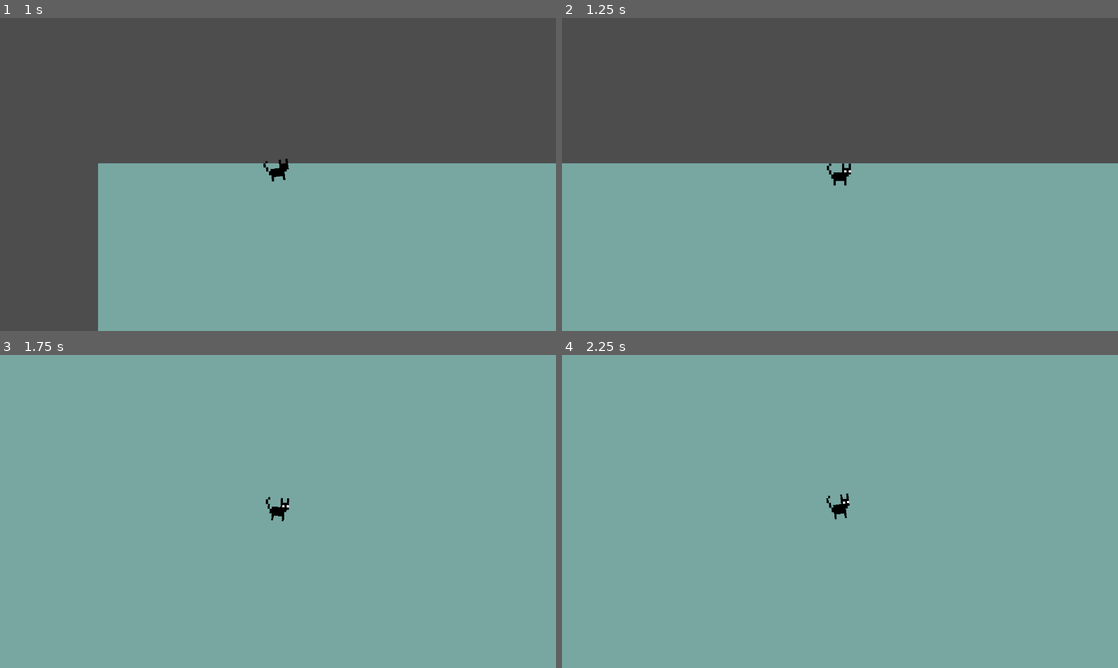
Above: before the commit, frames 1-4 (two rows, left to right).
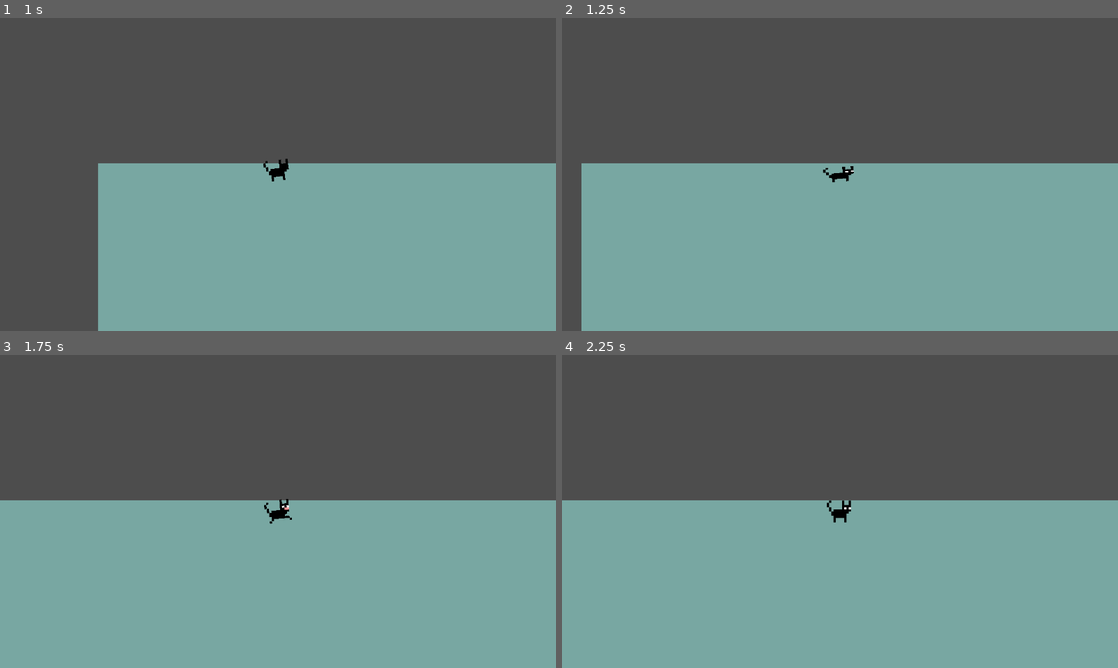
Above: after the commit, the same moments.

Repository: Kasn-w/domestic-warrior
Game: Godot game, scene res://level/level.tscn
The game is run twice, just before and just after one commit, with the same random seed, the same clock (stepped at 60 frames per second) and the same inputs.
Inputs (mouse positions are in pixels of both pictures, inside the frame that each line leads up to):
- Up to frame 1 (1 s): tap Enter at 0.5 s; move the mouse to (400, 158) at 0.52 s; press the mouse at (400, 158) at 0.53 s; hold Right (ui_right) from 0.53 s (still down); right-click (400, 158) at 0.8 s
- Up to frame 2 (1.25 s): keep holding Right (ui_right)
- Up to frame 3 (1.75 s): move the mouse to (166, 527) at 1.27 s; release Right (ui_right) at 1.28 s; release the mouse at (166, 527) at 1.28 s; hold Down (ui_down) from 1.28 s (still down); right-click (166, 527) at 1.35 s; click (166, 527) at 1.55 s
- Up to frame 4 (2.25 s): move the mouse to (895, 442) at 2.02 s; release Down (ui_down) at 2.03 s; press the mouse at (895, 442) at 2.03 s; hold Right (ui_right) from 2.03 s (still down)

Frame 1 is identical in both runs. In frame 2, 2.0% of the frame differs, in the area x 0-53%, y 46-100%; in frame 3, 47%; in frame 4, 47%, in the area x 0-100%, y 0-54%.

Commit message:
Add attack

Diff:
--- a/cat/player.gd
+++ b/cat/player.gd
@@ -13,16 +13,22 @@
 var walk: bool = false
 var is_flip: bool = false
 
-var is_dodge = false
+var is_dodge: bool = false
 var jump: bool = false
 var dodge_x: float = 0
 var dodge_y: float = 0
 var dodge_cooldown: float = 1
 
-var is_attack = false
+var is_attack: bool = false
+var attack_intent: bool = false
+var attack_hold_t: float = 0
+var attack_hold: float = 0.5
+var is_bite: bool = false
+var bite_x: float = 0
+var bite_y: float = 0
 
 func _unhandled_input(event: InputEvent) -> void:
-	if event.is_action_pressed("dodge") and !is_dodge and dodge_t.is_stopped():
+	if event.is_action_pressed("dodge") and !is_dodge and dodge_t.is_stopped() and !is_attack:
 		animation.play("RESET", 0.05)
 		await get_tree().create_timer(0.05).timeout
 		dodge_t.start(dodge_cooldown)
@@ -34,8 +40,10 @@
 			dodge_y = velocity.y
 		else:
 			animation.play("jump", 0.3)
-	elif event.is_action_pressed("attack"):
-		pass
+	elif event.is_action_pressed("attack") and !is_attack and !is_dodge and !attack_intent:
+		attack_intent = true
+	elif event.is_action_released("attack"):
+		attack_intent = false
 
 func _physics_process(delta: float) -> void:
 	var direction1 := Input.get_axis("ui_left", "ui_right")
@@ -59,11 +67,25 @@
 	if (abs(velocity.x) + abs(velocity.y) == 0):
 		walk = false
 
-	if (is_dodge):
+	if !is_attack:
+		if (attack_intent):
+			attack_hold_t += delta
+			if attack_hold_t > attack_hold:
+				bite()
+		elif !attack_intent and attack_hold_t > 0:
+			swipe()
+
+	if (is_dodge and !jump):
 		velocity.x = dodge_x * 1.5
 		velocity.y = dodge_y * 1.5
-	move_and_slide()
-	if (!is_dodge):
+
+	if (is_bite):
+		velocity.x = bite_x / 1.2
+		velocity.y = bite_y / 1.2
+	if (!is_attack) or is_bite:
+		move_and_slide()
+
+	if !is_dodge and !is_attack:
 		if (velocity.x > 0) and sprite.flip_h:
 			if !is_flip:
 				sprite_flip()
@@ -72,7 +94,7 @@
 				sprite_flip()
 
 		if (walk) and (!animation.is_playing() or (animation.is_playing() and animation.current_animation == "RESET")):
-			animation.play("walk", 0.3)
+			animation.play("walk")
 		elif !walk and animation.is_playing() and animation.current_animation == "walk":
 			animation.play("RESET", 0.3)
 
@@ -118,3 +140,24 @@
 
 func _on_dodge_timeout() -> void:
 	dodge_t.stop()
+
+func swipe():
+	is_attack = true
+	animation.play("swipe")
+
+func bite():
+	is_attack = true
+	is_bite = true
+	bite_x = velocity.x
+	bite_y = velocity.y
+	animation.play("bite")
+
+func attack_fin():
+	is_attack = false
+	is_bite = false
+	bite_x = 0
+	bite_y = 0
+	attack_intent = false
+	attack_hold_t = 0
+	animation.stop()
+	animation.play("RESET")
--- a/cat/player.tscn
+++ b/cat/player.tscn
@@ -147,128 +147,6 @@
 "update": 0,
 "values": [Vector2(0, 0), Vector2(0, 0), Vector2(0, -2.67), Vector2(0, 0)]
 }
-
-[sub_resource type="Animation" id="Animation_jukwj"]
-resource_name = "dash"
-length = 0.43333334
-tracks/0/type = "value"
-tracks/0/imported = false
-tracks/0/enabled = true
-tracks/0/path = NodePath("ani_sprite/AnimatedSprite2D:animation")
-tracks/0/interp = 1
-tracks/0/loop_wrap = true
-tracks/0/keys = {
-"times": PackedFloat32Array(0),
-"transitions": PackedFloat32Array(1),
-"update": 1,
-"values": [&"idel"]
-}
-tracks/1/type = "value"
-tracks/1/imported = false
-tracks/1/enabled = true
-tracks/1/path = NodePath("ani_sprite/AnimatedSprite2D:scale")
-tracks/1/interp = 1
-tracks/1/loop_wrap = true
-tracks/1/keys = {
-"times": PackedFloat32Array(0, 0.23333333, 0.3, 0.43333334),
-"transitions": PackedFloat32Array(1, 1, 1, 1),
-"update": 0,
-"values": [Vector2(1, 1), Vector2(1.265, 0.64), Vector2(1.265, 0.64), Vector2(1, 1)]
-}
-tracks/2/type = "method"
-tracks/2/imported = false
-tracks/2/enabled = true
-tracks/2/path = NodePath(".")
-tracks/2/interp = 1
-tracks/2/loop_wrap = true
-tracks/2/keys = {
-"times": PackedFloat32Array(0.43333334),
-"transitions": PackedFloat32Array(1),
-"values": [{
-"args": [],
-"method": &"dodge_fin"
-}]
-}
-
-[sub_resource type="Animation" id="Animation_3nk30"]
-resource_name = "idel"
-length = 2.0
-tracks/0/type = "value"
-tracks/0/imported = false
-tracks/0/enabled = true
-tracks/0/path = NodePath("ani_sprite/AnimatedSprite2D:animation")
-tracks/0/interp = 1
-tracks/0/loop_wrap = true
-tracks/0/keys = {
-"times": PackedFloat32Array(0),
-"transitions": PackedFloat32Array(1),
-"update": 1,
-"values": [&"idel"]
-}
-tracks/1/type = "value"
-tracks/1/imported = false
-tracks/1/enabled = true
-tracks/1/path = NodePath("ani_sprite/AnimatedSprite2D:scale")
-tracks/1/interp = 1
-tracks/1/loop_wrap = true
-tracks/1/keys = {
-"times": PackedFloat32Array(0, 0.76666665, 1.2666668, 1.6, 2),
-"transitions": PackedFloat32Array(1, 1, 1, 1, 1),
-"update": 0,
-"values": [Vector2(1, 1), Vector2(0.83, 1.265), Vector2(0.73, 1.45), Vector2(1.16, 0.825), Vector2(1, 1)]
-}
-tracks/2/type = "value"
-tracks/2/imported = false
-tracks/2/enabled = true
-tracks/2/path = NodePath("ani_sprite/AnimatedSprite2D:rotation")
-tracks/2/interp = 1
-tracks/2/loop_wrap = true
-tracks/2/keys = {
-"times": PackedFloat32Array(0, 0.7666667, 0.86666673, 0.96666664, 1.0666667, 1.1666666, 1.2666668),
-"transitions": PackedFloat32Array(1, 1, 1, 1, 1, 1, 1),
-"update": 0,
-"values": [0.0, 0.0, -0.03490658503988659, 0.03490658503988659, -0.03490658503988659, 0.03490658503988659, 0.0]
-}
-
-[sub_resource type="Animation" id="Animation_mko4r"]
-resource_name = "jump"
-length = 1.1666666
-tracks/0/type = "value"
-tracks/0/imported = false
-tracks/0/enabled = true
-tracks/0/path = NodePath("ani_sprite/AnimatedSprite2D:animation")
-tracks/0/interp = 1
-tracks/0/loop_wrap = true
-tracks/0/keys = {
-"times": PackedFloat32Array(0, 0.46666667, 1),
-"transitions": PackedFloat32Array(1, 1, 1),
-"update": 1,
-"values": [&"idel", &"jump", &"idel"]
-}
-tracks/1/type = "value"
-tracks/1/imported = false
-tracks/1/enabled = true
-tracks/1/path = NodePath("ani_sprite/AnimatedSprite2D:scale")
-tracks/1/interp = 1
-tracks/1/loop_wrap = true
-tracks/1/keys = {
-"times": PackedFloat32Array(0, 0.23333333, 0.36666667, 0.46666667, 0.70000005, 0.76666665, 0.9, 1, 1.1666667),
-"transitions": PackedFloat32Array(1, 1, 1, 1, 1, 1, 1, 1, 1),
-"update": 0,
-"values": [Vector2(1, 1), Vector2(1.3, 0.65), Vector2(0.78, 1.295), Vector2(1, 1), Vector2(1.265, 0.64), Vector2(1.265, 0.64), Vector2(1, 1), Vector2(0.875, 1.245), Vector2(1, 1)]
-}
-tracks/2/type = "value"
-tracks/2/imported = false
-tracks/2/enabled = true
-tracks/2/path = NodePath("ani_sprite/AnimatedSprite2D:offset")
-tracks/2/interp = 1
-tracks/2/loop_wrap = true
-tracks/2/keys = {
-"times": PackedFloat32Array(0, 0.23333335, 0.46666667, 0.9),
-"transitions": PackedFloat32Array(1, 1, 1, 1),
-"update": 0,
-"values": [Vector2(0, 0), Vector2(0, 0), Vector2(0, -6.925), Vector2(0, 0)]
-}
 tracks/3/type = "method"
 tracks/3/imported = false
 tracks/3/enabled = true
@@ -280,6 +158,142 @@
 "transitions": PackedFloat32Array(1),
 "values": [{
 "args": [],
+"method": &"attack_fin"
+}]
+}
+
+[sub_resource type="Animation" id="Animation_jukwj"]
+resource_name = "dash"
+length = 0.43333334
+tracks/0/type = "value"
+tracks/0/imported = false
+tracks/0/enabled = true
+tracks/0/path = NodePath("ani_sprite/AnimatedSprite2D:animation")
+tracks/0/interp = 1
+tracks/0/loop_wrap = true
+tracks/0/keys = {
+"times": PackedFloat32Array(0),
+"transitions": PackedFloat32Array(1),
+"update": 1,
+"values": [&"idel"]
+}
+tracks/1/type = "value"
+tracks/1/imported = false
+tracks/1/enabled = true
+tracks/1/path = NodePath("ani_sprite/AnimatedSprite2D:scale")
+tracks/1/interp = 1
+tracks/1/loop_wrap = true
+tracks/1/keys = {
+"times": PackedFloat32Array(0, 0.23333333, 0.3, 0.43333334),
+"transitions": PackedFloat32Array(1, 1, 1, 1),
+"update": 0,
+"values": [Vector2(1, 1), Vector2(1.265, 0.64), Vector2(1.265, 0.64), Vector2(1, 1)]
+}
+tracks/2/type = "method"
+tracks/2/imported = false
+tracks/2/enabled = true
+tracks/2/path = NodePath(".")
+tracks/2/interp = 1
+tracks/2/loop_wrap = true
+tracks/2/keys = {
+"times": PackedFloat32Array(0.43333334),
+"transitions": PackedFloat32Array(1),
+"values": [{
+"args": [],
+"method": &"dodge_fin"
+}]
+}
+
+[sub_resource type="Animation" id="Animation_3nk30"]
+resource_name = "idel"
+length = 2.0
+tracks/0/type = "value"
+tracks/0/imported = false
+tracks/0/enabled = true
+tracks/0/path = NodePath("ani_sprite/AnimatedSprite2D:animation")
+tracks/0/interp = 1
+tracks/0/loop_wrap = true
+tracks/0/keys = {
+"times": PackedFloat32Array(0),
+"transitions": PackedFloat32Array(1),
+"update": 1,
+"values": [&"idel"]
+}
+tracks/1/type = "value"
+tracks/1/imported = false
+tracks/1/enabled = true
+tracks/1/path = NodePath("ani_sprite/AnimatedSprite2D:scale")
+tracks/1/interp = 1
+tracks/1/loop_wrap = true
+tracks/1/keys = {
+"times": PackedFloat32Array(0, 0.76666665, 1.2666668, 1.6, 2),
+"transitions": PackedFloat32Array(1, 1, 1, 1, 1),
+"update": 0,
+"values": [Vector2(1, 1), Vector2(0.83, 1.265), Vector2(0.73, 1.45), Vector2(1.16, 0.825), Vector2(1, 1)]
+}
+tracks/2/type = "value"
+tracks/2/imported = false
+tracks/2/enabled = true
+tracks/2/path = NodePath("ani_sprite/AnimatedSprite2D:rotation")
+tracks/2/interp = 1
+tracks/2/loop_wrap = true
+tracks/2/keys = {
+"times": PackedFloat32Array(0, 0.7666667, 0.86666673, 0.96666664, 1.0666667, 1.1666666, 1.2666668),
+"transitions": PackedFloat32Array(1, 1, 1, 1, 1, 1, 1),
+"update": 0,
+"values": [0.0, 0.0, -0.03490658503988659, 0.03490658503988659, -0.03490658503988659, 0.03490658503988659, 0.0]
+}
+
+[sub_resource type="Animation" id="Animation_mko4r"]
+resource_name = "jump"
+length = 1.1666666
+tracks/0/type = "value"
+tracks/0/imported = false
+tracks/0/enabled = true
+tracks/0/path = NodePath("ani_sprite/AnimatedSprite2D:animation")
+tracks/0/interp = 1
+tracks/0/loop_wrap = true
+tracks/0/keys = {
+"times": PackedFloat32Array(0, 0.46666667, 1),
+"transitions": PackedFloat32Array(1, 1, 1),
+"update": 1,
+"values": [&"idel", &"jump", &"idel"]
+}
+tracks/1/type = "value"
+tracks/1/imported = false
+tracks/1/enabled = true
+tracks/1/path = NodePath("ani_sprite/AnimatedSprite2D:scale")
+tracks/1/interp = 1
+tracks/1/loop_wrap = true
+tracks/1/keys = {
+"times": PackedFloat32Array(0, 0.23333333, 0.36666667, 0.46666667, 0.70000005, 0.76666665, 0.9, 1, 1.1666667),
+"transitions": PackedFloat32Array(1, 1, 1, 1, 1, 1, 1, 1, 1),
+"update": 0,
+"values": [Vector2(1, 1), Vector2(1.3, 0.65), Vector2(0.78, 1.295), Vector2(1, 1), Vector2(1.265, 0.64), Vector2(1.265, 0.64), Vector2(1, 1), Vector2(0.875, 1.245), Vector2(1, 1)]
+}
+tracks/2/type = "value"
+tracks/2/imported = false
+tracks/2/enabled = true
+tracks/2/path = NodePath("ani_sprite/AnimatedSprite2D:offset")
+tracks/2/interp = 1
+tracks/2/loop_wrap = true
+tracks/2/keys = {
+"times": PackedFloat32Array(0, 0.23333335, 0.46666667, 0.9),
+"transitions": PackedFloat32Array(1, 1, 1, 1),
+"update": 0,
+"values": [Vector2(0, 0), Vector2(0, 0), Vector2(0, -6.925), Vector2(0, 0)]
+}
+tracks/3/type = "method"
+tracks/3/imported = false
+tracks/3/enabled = true
+tracks/3/path = NodePath(".")
+tracks/3/interp = 1
+tracks/3/loop_wrap = true
+tracks/3/keys = {
+"times": PackedFloat32Array(1.1666666),
+"transitions": PackedFloat32Array(1),
+"values": [{
+"args": [],
 "method": &"dodge_fin"
 }]
 }
@@ -322,10 +336,10 @@
 tracks/0/interp = 1
 tracks/0/loop_wrap = true
 tracks/0/keys = {
-"times": PackedFloat32Array(0, 0.13333334),
-"transitions": PackedFloat32Array(1, 1),
-"update": 1,
-"values": [&"startup", &"swipe"]
+"times": PackedFloat32Array(0, 0.13333334, 0.16666667),
+"transitions": PackedFloat32Array(1, 1, 1),
+"update": 1,
+"values": [&"startup", &"swipe", &"idel"]
 }
 tracks/1/type = "value"
 tracks/1/imported = false
@@ -337,7 +351,21 @@
 "times": PackedFloat32Array(0, 0.1, 0.16666669),
 "transitions": PackedFloat32Array(1, 1, 1),
 "update": 0,
-"values": [Vector2(1, 1), Vector2(0.83, 1.265), Vector2(1, 1)]
+"values": [Vector2(1, 1), Vector2(0.83, 1.5), Vector2(1, 1)]
+}
+tracks/2/type = "method"
+tracks/2/imported = false
+tracks/2/enabled = true
+tracks/2/path = NodePath(".")
+tracks/2/interp = 1
+tracks/2/loop_wrap = true
+tracks/2/keys = {
+"times": PackedFloat32Array(0.16666667),
+"transitions": PackedFloat32Array(1),
+"values": [{
+"args": [],
+"method": &"attack_fin"
+}]
 }
 
 [sub_resource type="Animation" id="Animation_r1ydg"]
